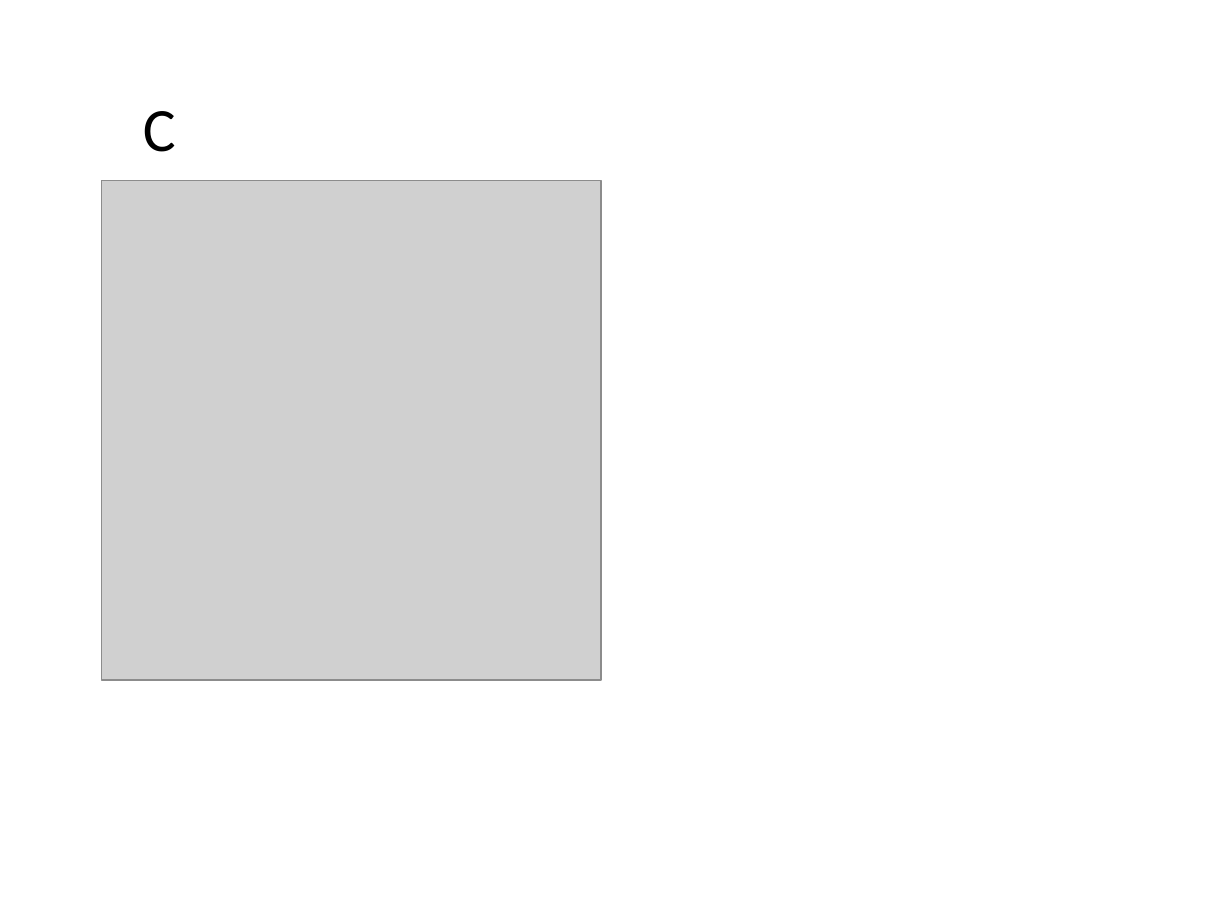
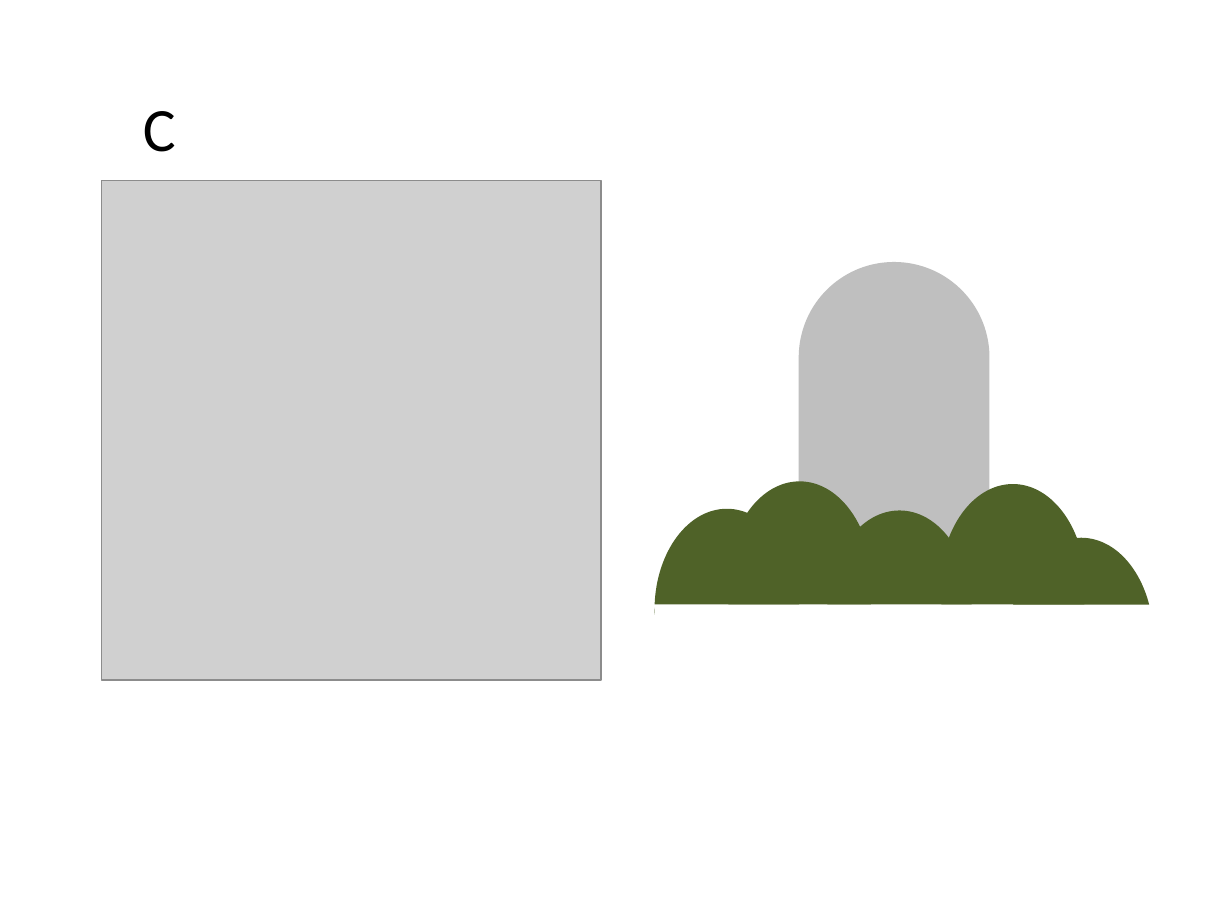
Before and after one commit to gustavogitzel/Discussex, a slide deck: slide 3 of Rascunhos/Imagens IST.pptx. Drawn at 1232x924 pixels with LibreOffice and Linux fonts; fonts in the diff are those of the drawing; grey boxes stand for pictures. Boxes give left, top, right and bottom in pixels: in the first picture for what was removed or moved away, otherwise in the second. Text is boxed around its words. In the diff, an @@ line names an element or a change of style, - is before the commit and + after.

```diff
--- a/Rascunhos/Imagens IST.pptx
+++ b/Rascunhos/Imagens IST.pptx
@@ rounded rectangle added at bbox=[798, 262, 989, 599], fill #BFBFBF @@
@@ group added at bbox=[654, 482, 1148, 615]: 5 freeform shapes @@
```
Also in this commit, not shown: 1 slide added, 1 slide removed.
